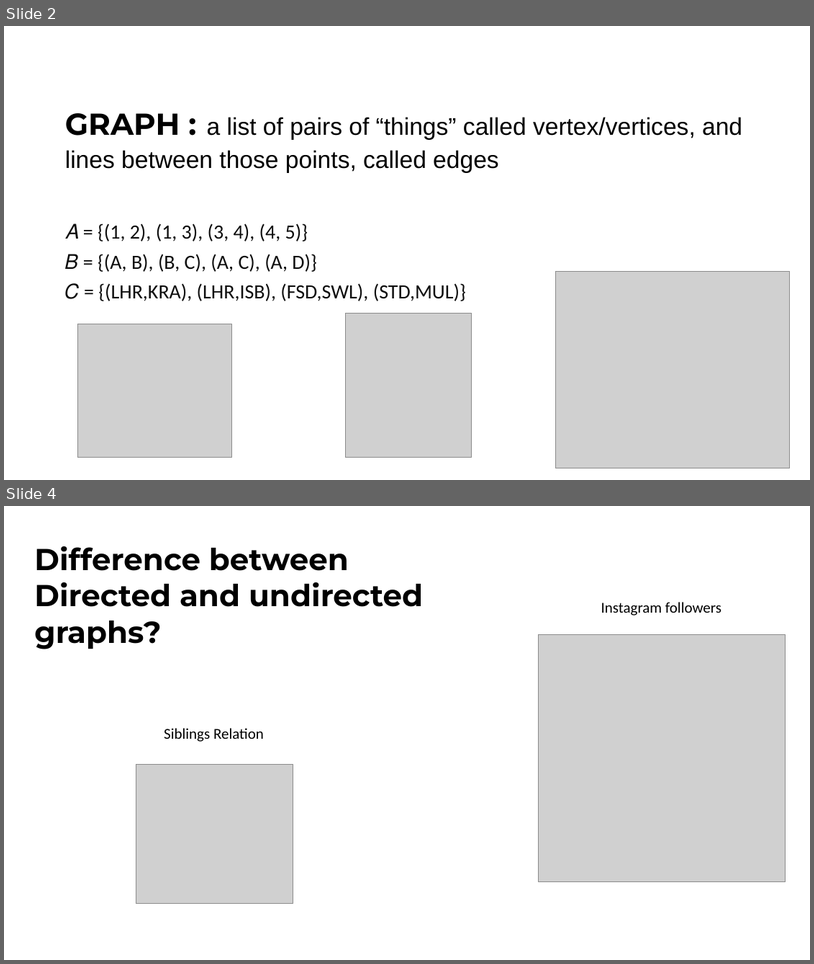
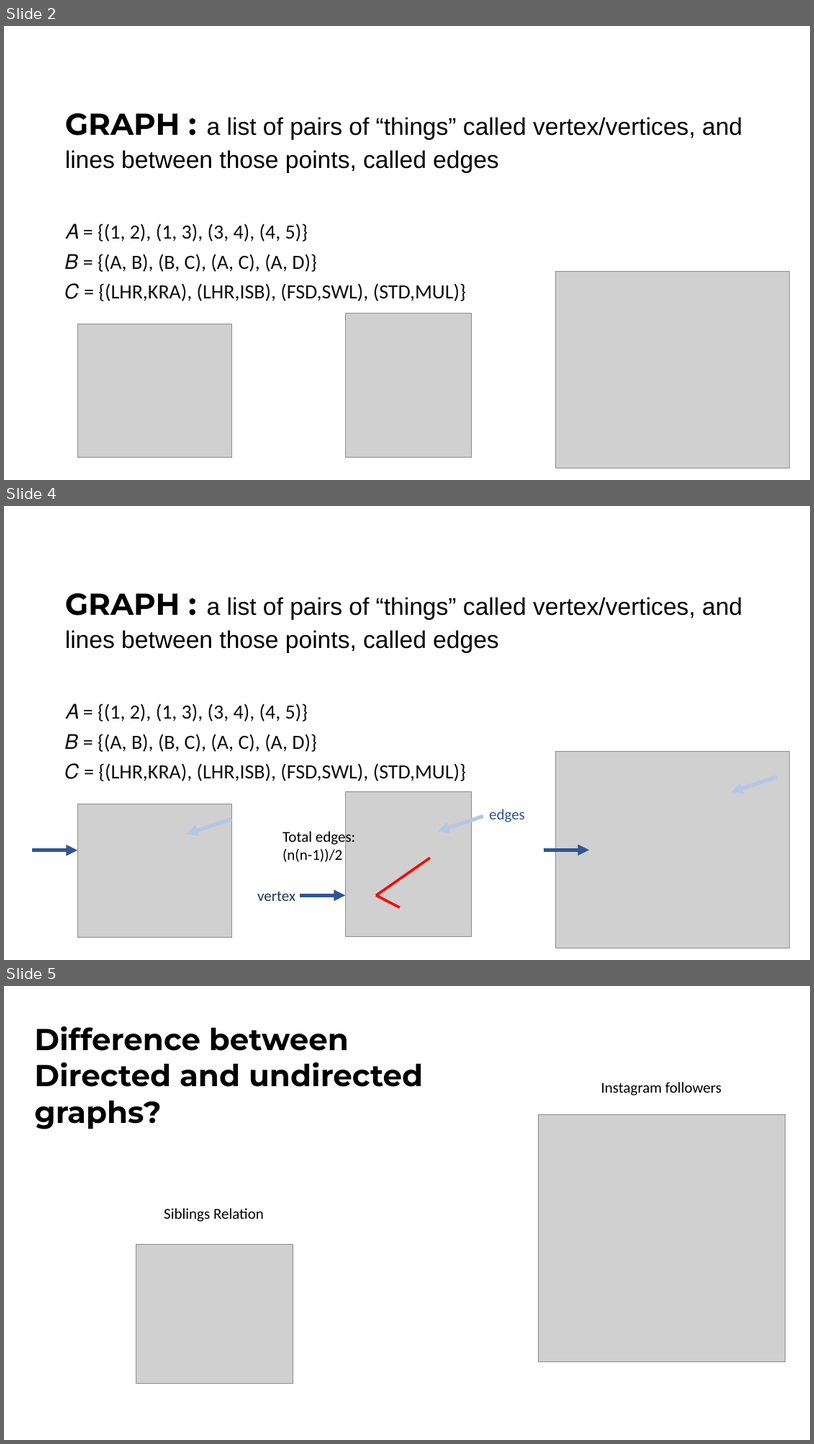
Before and after one commit to ibmbt/group5_graphtheory, a slide deck: group5_graphtheory.pptx. Shown one above the other, each under a label of ours: slides 2 and 4 before the commit, slides 2, 4 and 5 after it; the slides between them are not shown. The pictures are 814x964 and 814x1444 pixels, drawn with LibreOffice and Linux fonts; fonts in the diff are those of the drawing; grey boxes stand for pictures. Boxes give left, top, right and bottom in pixels: in the first picture for what was removed or moved away, otherwise in the second. Text is boxed around its words. In the diff, an @@ line names an element or a change of style, - is before the commit and + after.

Commit message:
graph representation slides

```diff
--- a/group5_graphtheory.pptx
+++ b/group5_graphtheory.pptx
@@ slide 4 added at (x1=4, y1=506, x2=810, y2=960), background #FFFFFF @@
@@ title added at (x1=65, y1=593, x2=743, y2=652), 28.8 pt, text #000000 @@
+GRAPH : a list of pairs of “things” called vertex/vertices, and lines between those points, called edges
@@ text added at (x1=65, y1=703, x2=466, y2=781), 24 pt, text #0D0D0D @@
+𝐴 = {(1, 2), (1, 3), (3, 4), (4, 5)}
+𝐵 = {(A, B), (B, C), (A, C), (A, D)}
+𝐶 = {(LHR,KRA), (LHR,ISB), (FSD,SWL), (STD,MUL)}
@@ picture added at (x1=556, y1=751, x2=790, y2=948) @@
@@ arrow added from (777, 777) to (732, 792), #B4C7E7 4.5 pt @@
@@ picture added at (x1=78, y1=804, x2=232, y2=937) @@
@@ picture added at (x1=346, y1=792, x2=472, y2=936) @@
@@ arrow added from (232, 818) to (187, 834), #B4C7E7 4.5 pt @@
@@ text added at (x1=283, y1=829, x2=355, y2=862), 18 pt, text #000000 @@
+Total edges:
+(n(n-1))/2
@@ arrow added from (484, 816) to (438, 831), #B4C7E7 4.5 pt @@
@@ text added at (x1=489, y1=808, x2=525, y2=822), 18 pt, text #2F5597 @@
+edges
@@ arrow added from (32, 850) to (78, 850), #2F5597 4.5 pt @@
@@ arrow added from (544, 849) to (589, 849), #2F5597 4.5 pt @@
@@ line added from (377, 895) to (430, 857), #FF0000 3 pt @@
@@ text added at (x1=257, y1=890, x2=296, y2=901), 18 pt, text #203864 @@
+vertex
@@ arrow added from (301, 895) to (346, 895), #2F5597 4.5 pt @@
@@ line added from (377, 895) to (400, 907), #FF0000 3 pt @@
@@ what was slide 4 is now slide 5 @@
```
Also in this commit, not shown: 1 slide changed, 4 other slides added, 7 other files.
